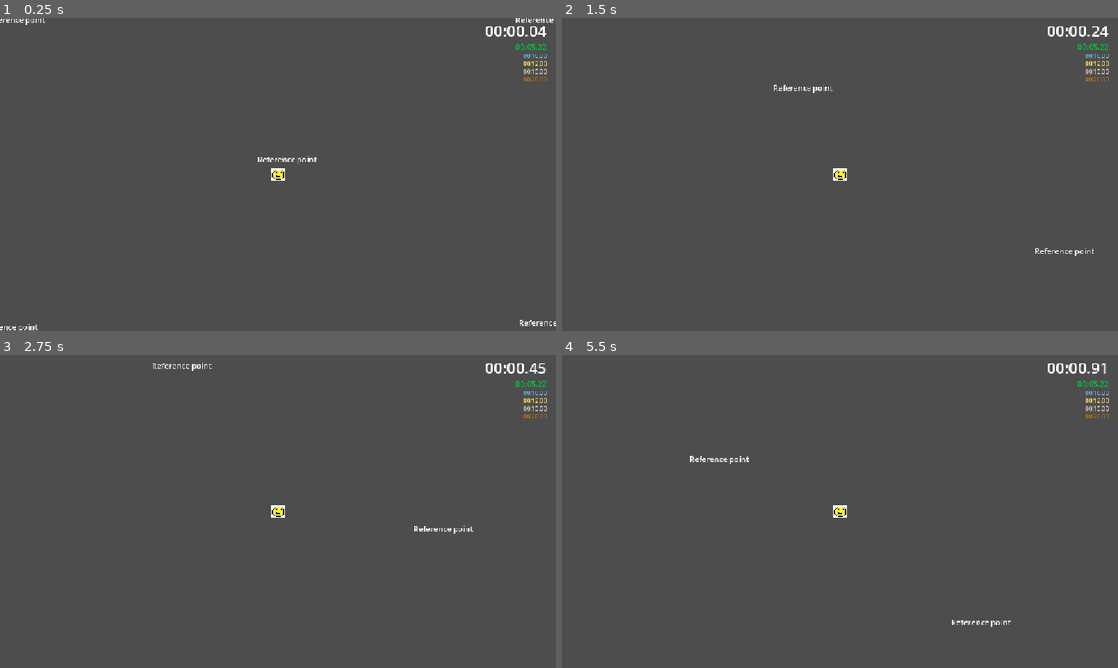
Above: before the commit, frames 1-4 (two rows, left to right).
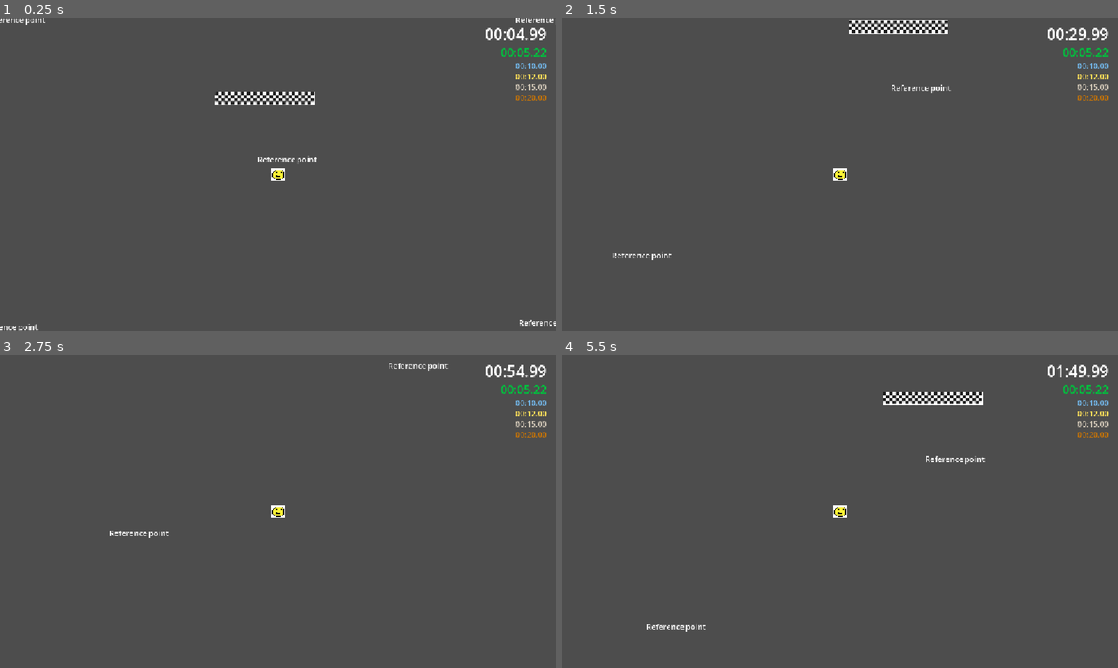
Above: after the commit, the same moments.

Repository: robplaysmusic-bit/dizzy-dash
Game: Godot game, scene res://levels/level-1.tscn
The game is run twice, just before and just after one commit, with the same random seed, the same clock (stepped at 60 frames per second) and the same inputs.
Inputs (mouse positions are in pixels of both pictures, inside the frame that each line leads up to):
- Up to frame 1 (0.25 s): no input
- Up to frame 2 (1.5 s): tap Enter at 0.5 s; move the mouse to (962, 158) at 0.52 s; hold D (right) 0.53-1.25 s; tap Backspace at 0.6 s; click (962, 158) at 0.67 s; drag from (728, 190) to (812, 237) at 1.27 s
- Up to frame 3 (2.75 s): move the mouse to (333, 442) at 2.02 s; hold D (right) from 2.03 s (still down); tap F at 2.1 s
- Up to frame 4 (5.5 s): release D (right) at 2.75 s; drag from (812, 574) to (673, 464) at 2.77 s; move the mouse to (1006, 558) at 3.52 s; hold A (left) 3.53-4.25 s; tap Z at 3.6 s; drag from (673, 464) to (756, 433) at 4.27 s; move the mouse to (867, 511) at 5.02 s; hold S (down) from 5.03 s (still down); tap Delete at 5.1 s; click (867, 511) at 5.17 s

The runs differ from the first frame. In frame 1, 1.4% of the frame differs, in the area x 38-99%, y 2-28%; in frame 2, 1.8%; in frame 3, 1.1%; in frame 4, 1.9%, in the area x 15-99%, y 2-89%.

Commit message:
Added finish line scene which stops the timer when crossed.

Diff:
--- /dev/null
+++ b/levels/components/finish_line.gd
@@ -0,0 +1,6 @@
+class_name FinishLine extends Node2D
+
+signal crossed
+
+func _on_area_2d_body_entered(body: Player) -> void:
+	crossed.emit()
--- /dev/null
+++ b/levels/components/finish_line.tscn
@@ -0,0 +1,23 @@
+[gd_scene format=3 uid="uid://cbl2ck3gnq7y0"]
+
+[ext_resource type="Script" uid="uid://cpvxdpxcj0s6m" path="res://levels/components/finish_line.gd" id="1_18akx"]
+[ext_resource type="Texture2D" uid="uid://xuvacfokrb7c" path="res://assets/sprites/finish-line.png" id="2_lmie5"]
+
+[sub_resource type="RectangleShape2D" id="RectangleShape2D_8i4dx"]
+size = Vector2(21, 2.5)
+
+[node name="FinishLine" type="Node2D" unique_id=1421284434]
+scale = Vector2(10, 10)
+script = ExtResource("1_18akx")
+
+[node name="Area2D" type="Area2D" parent="." unique_id=1885136021]
+
+[node name="CollisionShape2D" type="CollisionShape2D" parent="Area2D" unique_id=1167556788]
+position = Vector2(-0.5, 0)
+shape = SubResource("RectangleShape2D_8i4dx")
+
+[node name="Sprite2D" type="Sprite2D" parent="Area2D" unique_id=767386932]
+scale = Vector2(0.05, 0.05)
+texture = ExtResource("2_lmie5")
+
+[connection signal="body_entered" from="Area2D" to="." method="_on_area_2d_body_entered"]
--- a/levels/level-1.tscn
+++ b/levels/level-1.tscn
@@ -3,6 +3,7 @@
 [ext_resource type="Script" uid="uid://dhdjbp8km7dxy" path="res://levels/level.gd" id="1_471vb"]
 [ext_resource type="PackedScene" uid="uid://ckvc7ptveurqo" path="res://player/player.tscn" id="1_gp3yc"]
 [ext_resource type="PackedScene" uid="uid://dwipdyy12kdpv" path="res://menus/timer_ui.tscn" id="2_68uyt"]
+[ext_resource type="PackedScene" uid="uid://cbl2ck3gnq7y0" path="res://levels/components/finish_line.tscn" id="4_i5boj"]
 
 [node name="Level1" type="Node2D" unique_id=938879597]
 script = ExtResource("1_471vb")
@@ -52,3 +53,6 @@
 text = "Reference point"
 
 [node name="TimerUI" parent="." unique_id=1665238461 instance=ExtResource("2_68uyt")]
+
+[node name="FinishLine" parent="." unique_id=1421284434 instance=ExtResource("4_i5boj")]
+position = Vector2(-23, -151)
--- a/levels/level.gd
+++ b/levels/level.gd
@@ -6,13 +6,17 @@
 @export var bronze_time : String = "00:00.00"
 
 @onready var timer_ui: TimerUI = $TimerUI
+@onready var finish_line: FinishLine = $FinishLine
 
 
 # Called when the node enters the scene tree for the first time.
 func _ready() -> void:
-	pass # Replace with function body.
-
+	finish_line.crossed.connect(_on_finish_line_crossed)
 
 # Called every frame. 'delta' is the elapsed time since the previous frame.
 func _process(delta: float) -> void:
 	timer_ui.initialize_goal_times(platinum_time, gold_time, silver_time, bronze_time)
+
+
+func _on_finish_line_crossed() -> void:
+	timer_ui.halt_timer()
--- a/menus/timer_ui.gd
+++ b/menus/timer_ui.gd
@@ -6,6 +6,7 @@
 
 var actual_seconds_elapsed : float = 0
 var time_multiplier : float = 01.0
+var stopped : bool = false
 
 @onready var current_time: Label = $MarginContainer/VBoxContainer/CurrentTime
 @onready var personal_best: Label = $MarginContainer/VBoxContainer/PersonalBest
@@ -21,6 +22,8 @@
 
 # Called every frame. 'delta' is the elapsed time since the previous frame.
 func _process(delta: float) -> void:
+	if stopped: return
+
 	actual_seconds_elapsed += delta
 
 	# Format seconds into Minutes:Seconds (MM:SS)
@@ -30,10 +33,14 @@
 
 
 	# Update the UI label text using zero padding
-	current_time.text = "%02d:%02d.%02d" % [minutes_displayed, seconds_displayed, millisconds_displayed]
+	current_time.text = "%02d:%02d.%02d" % [minutes_displayed, seconds_displayed % 60, millisconds_displayed % 100]
 
 func initialize_goal_times(plat : String, gold : String, silver : String, bronze : String):
 	platinum_time.text = plat
 	gold_time.text = gold
 	silver_time.text = silver
 	bronze_time.text = bronze
+
+func halt_timer():
+	stopped = true
+	# TODO: Color current time based on medals. Some confetti or something.
--- a/menus/timer_ui.tscn
+++ b/menus/timer_ui.tscn
@@ -12,7 +12,7 @@
 offset_left = -40.0
 offset_bottom = 40.0
 grow_horizontal = 0
-theme_override_constants/margin_top = 4
+theme_override_constants/margin_top = 10
 theme_override_constants/margin_right = 20
 
 [node name="VBoxContainer" type="VBoxContainer" parent="MarginContainer" unique_id=156536038]
@@ -28,34 +28,34 @@
 [node name="PersonalBest" type="Label" parent="MarginContainer/VBoxContainer" unique_id=1622982291]
 layout_mode = 2
 theme_override_colors/font_color = Color(3.513545e-06, 0.7512896, 0.24062243, 1)
-theme_override_font_sizes/font_size = 16
+theme_override_font_sizes/font_size = 24
 text = "00:05.22"
 horizontal_alignment = 2
 
 [node name="PlatinumTime" type="Label" parent="MarginContainer/VBoxContainer" unique_id=924877319]
 layout_mode = 2
 theme_override_colors/font_color = Color(0.4421315, 0.70167494, 0.8918543, 0.9882353)
-theme_override_font_sizes/font_size = 12
+theme_override_font_sizes/font_size = 16
 text = "00:15.00"
 horizontal_alignment = 2
 
 [node name="GoldTime" type="Label" parent="MarginContainer/VBoxContainer" unique_id=694413446]
 layout_mode = 2
 theme_override_colors/font_color = Color(0.9995473, 0.8750357, 0.34664792, 1)
-theme_override_font_sizes/font_size = 12
+theme_override_font_sizes/font_size = 16
 text = "00:20.00"
 horizontal_alignment = 2
 
 [node name="SilverTime" type="Label" parent="MarginContainer/VBoxContainer" unique_id=2010341381]
 layout_mode = 2
 theme_override_colors/font_color = Color(0.8117647, 0.77254903, 0.70980394, 1)
-theme_override_font_sizes/font_size = 12
+theme_override_font_sizes/font_size = 16
 text = "00:25.00"
 horizontal_alignment = 2
 
 [node name="BronzeTime" type="Label" parent="MarginContainer/VBoxContainer" unique_id=461037683]
 layout_mode = 2
 theme_override_colors/font_color = Color(0.7672467, 0.4495191, 0.030679695, 1)
-theme_override_font_sizes/font_size = 12
+theme_override_font_sizes/font_size = 16
 text = "00:32.00"
 horizontal_alignment = 2
--- a/player/player.gd
+++ b/player/player.gd
@@ -9,7 +9,7 @@
 const RUN_ACCEL : float = 500.0
 
 func _ready() -> void:
-	DizzyManager.set_dizziness(1200)
+	DizzyManager.set_dizziness(10)
 	#pass
 
 func _integrate_forces(state: PhysicsDirectBodyState2D) -> void:
--- a/player/player.tscn
+++ b/player/player.tscn
@@ -22,6 +22,7 @@
 radius = 12.0
 
 [node name="Player" type="RigidBody2D" unique_id=715659999]
+z_index = 10
 gravity_scale = 0.0
 script = ExtResource("1_oul6g")
 
Binary file added: assets/sprites/finish-line.png
Not shown, added: assets/sprites/finish-line.png.import
Not shown, added: levels/components/finish_line.gd.uid
